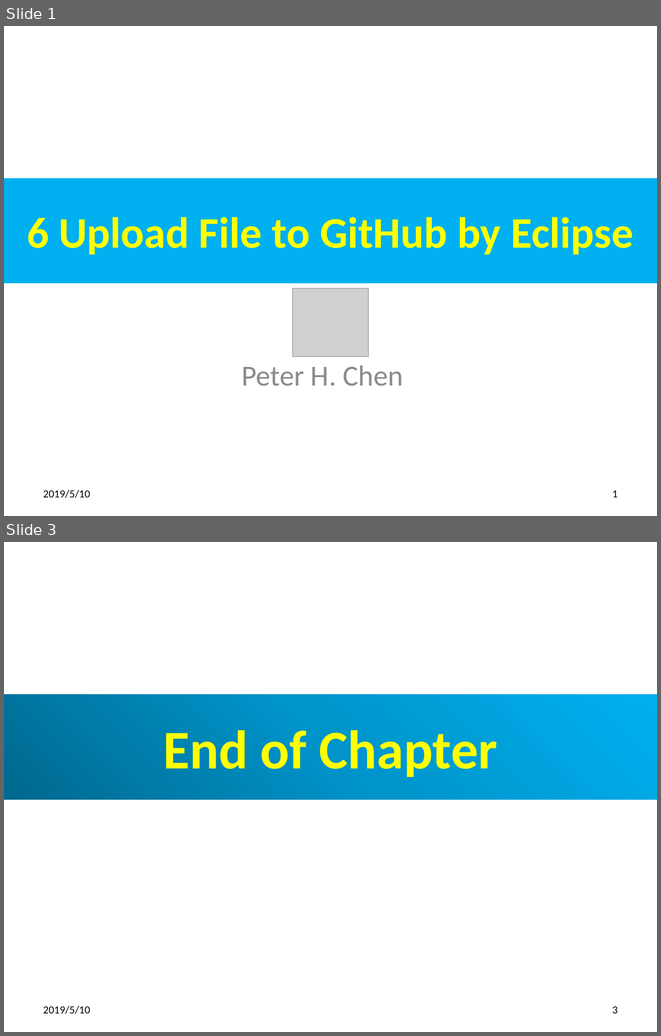
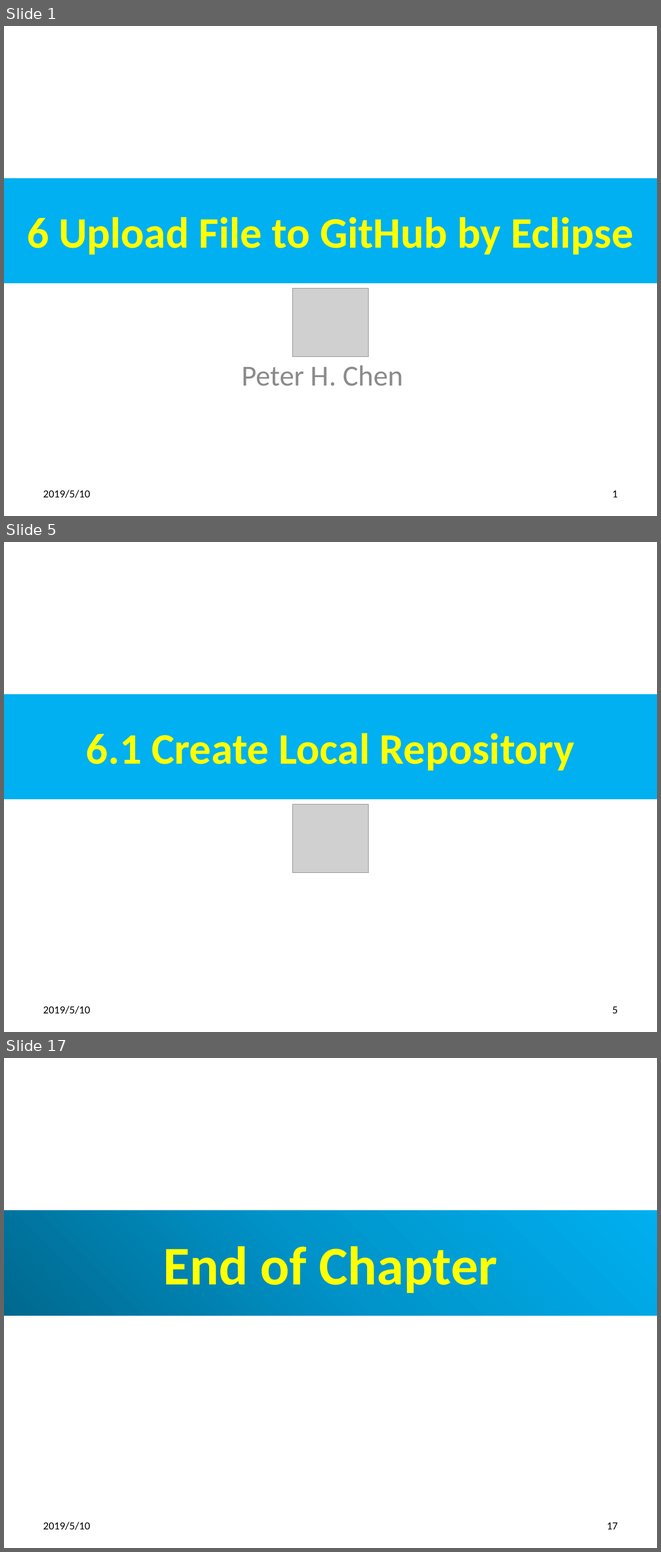
Before and after one commit to peterhchen/100-GitHub, a slide deck: ch06_EclipseGitHub.pptx. Shown one above the other, each under a label of ours: slides 1 and 3 before the commit, slides 1, 5 and 17 after it; the slides between them are not shown. The pictures are 661x1036 and 661x1552 pixels, drawn with LibreOffice and Linux fonts; fonts in the diff are those of the drawing; grey boxes stand for pictures. Boxes give left, top, right and bottom in pixels: in the first picture for what was removed or moved away, otherwise in the second. Text is boxed around its words. In the diff, an @@ line names an element or a change of style, - is before the commit and + after.

```diff
--- a/ch06_EclipseGitHub.pptx
+++ b/ch06_EclipseGitHub.pptx
@@ slide 5 added at (4, 542, 657, 1032), background #FFFFFF @@
@@ title added at (4, 694, 657, 799), fill #00B0F0, 48 pt, text #FFFF00, bold @@
+6.1 Create Local Repository
@@ picture added at (293, 804, 368, 872) @@
@@ text added at (43, 1005, 90, 1014), 12 pt, text #000000 @@
+2019/5/10
@@ page number added at (612, 1006, 618, 1013), 12 pt, text #000000 @@
+5
@@ what was slide 3 is now slide 17 @@
@@ page number at (607, 1522, 618, 1529): text changed @@
-3
+17
```
Also in this commit, not shown: 1 slide changed, 13 other slides added.
